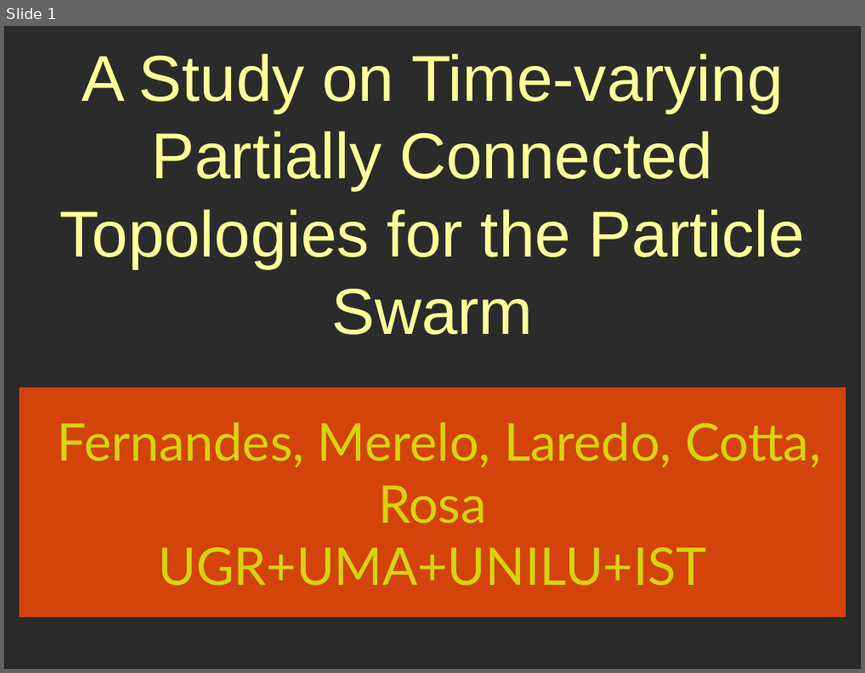
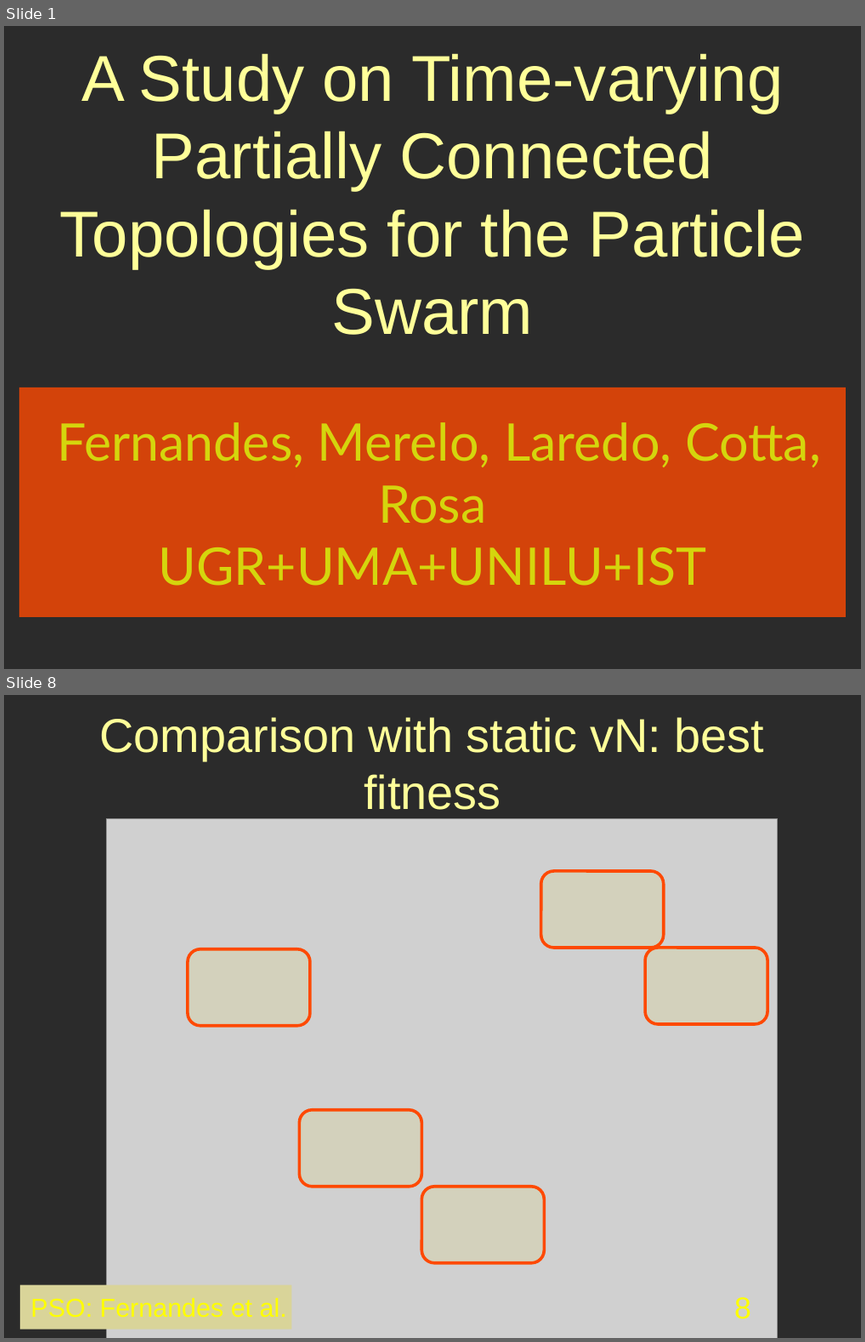
Before and after one commit to geneura/papers, a slide deck: 2013/CEC/PSO/pso-cec2013.odp. Shown one above the other, each under a label of ours: slide 1 before the commit, slides 1 and 8 after it; the slides between them are not shown. The pictures are 865x673 and 865x1342 pixels, drawn with LibreOffice and Linux fonts; fonts in the diff are those of the drawing; grey boxes stand for pictures; background and template pictures are left out; a plain dark background stands for a picture behind light text. Boxes give left, top, right and bottom in pixels: in the first picture for what was removed or moved away, otherwise in the second. Text is boxed around its words. In the diff, an @@ line names an element or a change of style, - is before the commit and + after.

```diff
--- a/2013/CEC/PSO/pso-cec2013.odp
+++ b/2013/CEC/PSO/pso-cec2013.odp
@@ slide 8 added at box(4, 695, 861, 1338), background picture (left out) @@
@@ title added at box(99, 717, 765, 810), 44 pt, text #FFFF99 @@
+Comparison with static vN: best fitness
@@ picture added at box(107, 818, 778, 1338) @@
@@ rounded rectangle added at box(541, 871, 664, 947), fill #D9D499 at 35% opacity, outline #FE4902 2.83 pt @@
@@ rounded rectangle added at box(188, 949, 309, 1026), fill #D9D499 at 35% opacity, outline #FE4902 2.83 pt @@
@@ rounded rectangle added at box(646, 947, 767, 1024), fill #D9D499 at 35% opacity, outline #FE4902 2.83 pt @@
@@ rounded rectangle added at box(300, 1110, 421, 1185), fill #D9D499 at 35% opacity, outline #FE4902 2.83 pt @@
@@ rounded rectangle added at box(421, 1186, 544, 1263), fill #D9D499 at 35% opacity, outline #FE4902 2.83 pt @@
@@ rectangle added at box(20, 1284, 291, 1328), fill #D9D499, 24 pt, text #FFFF00 @@
+PSO: Fernandes et al.
@@ page number added at box(734, 1297, 751, 1319), 28 pt, text #FFFF00 @@
+8
```
Also in this commit, not shown: 5 slides changed, 11 other slides added.
